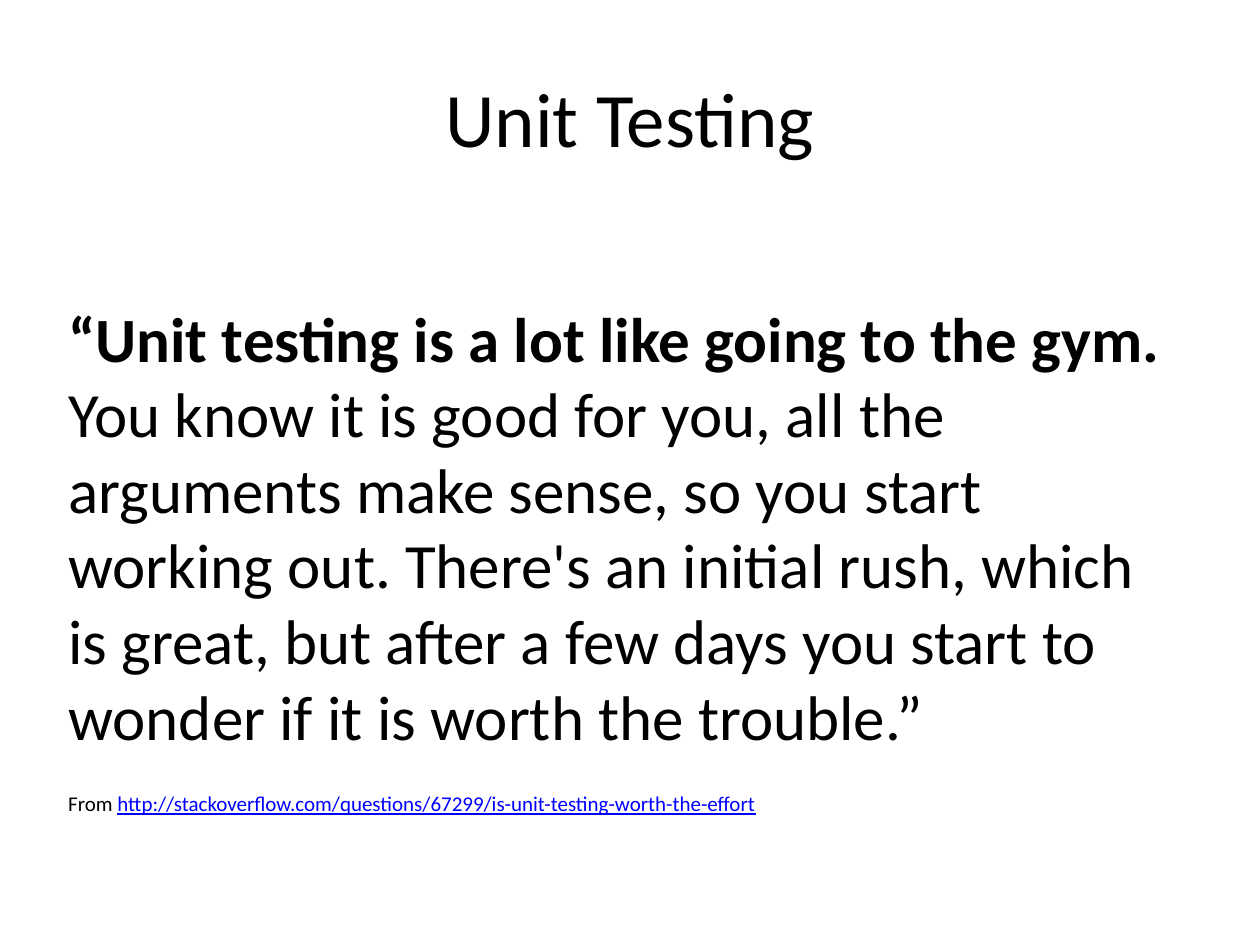
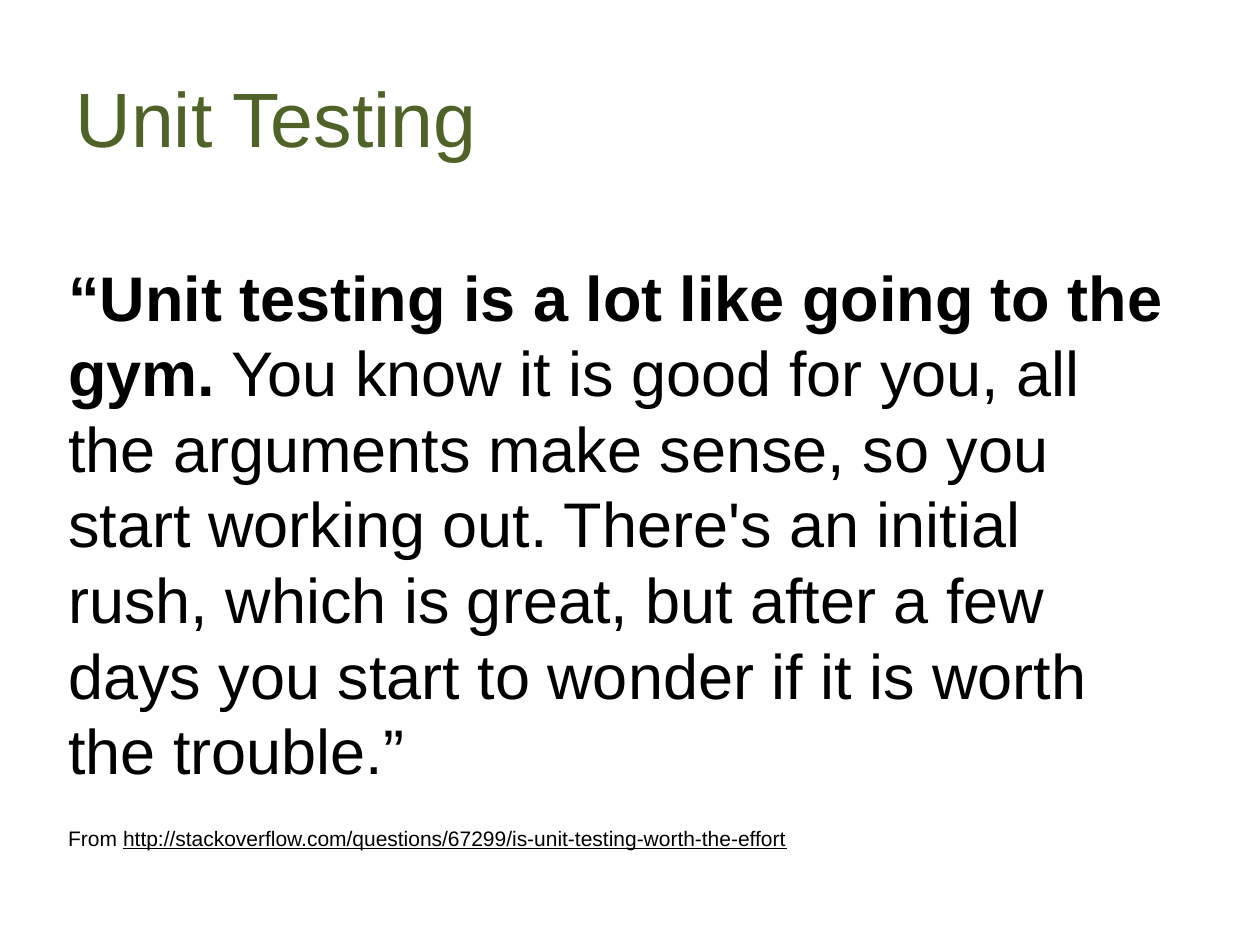
Before and after one commit to way0utwest/UnitTestingTSQL, a slide deck: slide 6 of UnitTestingTSQL.pptx (slide 7 before the commit). Drawn at 1260x945 pixels with LibreOffice and Linux fonts; fonts in the diff are those of the drawing; background and template pictures are left out. Boxes give left, top, right and bottom in pixels: in the first picture for what was removed or moved away, otherwise in the second. Text is boxed around its words. In the diff, an @@ line names an element or a change of style, - is before the commit and + after.

```diff
--- a/UnitTestingTSQL.pptx
+++ b/UnitTestingTSQL.pptx
@@ title "Unit Testing" at bbox=[76, 91, 476, 162]: font Calibri to Arial, text colour #000000 to #4F6228; alignment centre to left @@
@@ text "“Unit testing is a lot ...": place and size @@
-text "“Unit testing is a lot ..." at bbox=[68, 315, 1160, 815]
+text "“Unit testing is a lot ..." at bbox=[68, 275, 1162, 850]
@@ text "“Unit testing is a lot ..." at bbox=[68, 275, 1162, 850]: font Calibri to Arial; text colour #0000FF to #000000 in "http://stackoverflow.com/questions/67299/is-unit-testing-wor ..." @@
```
Also in this commit, not shown: 24 other slides changed, 1 slide removed.
